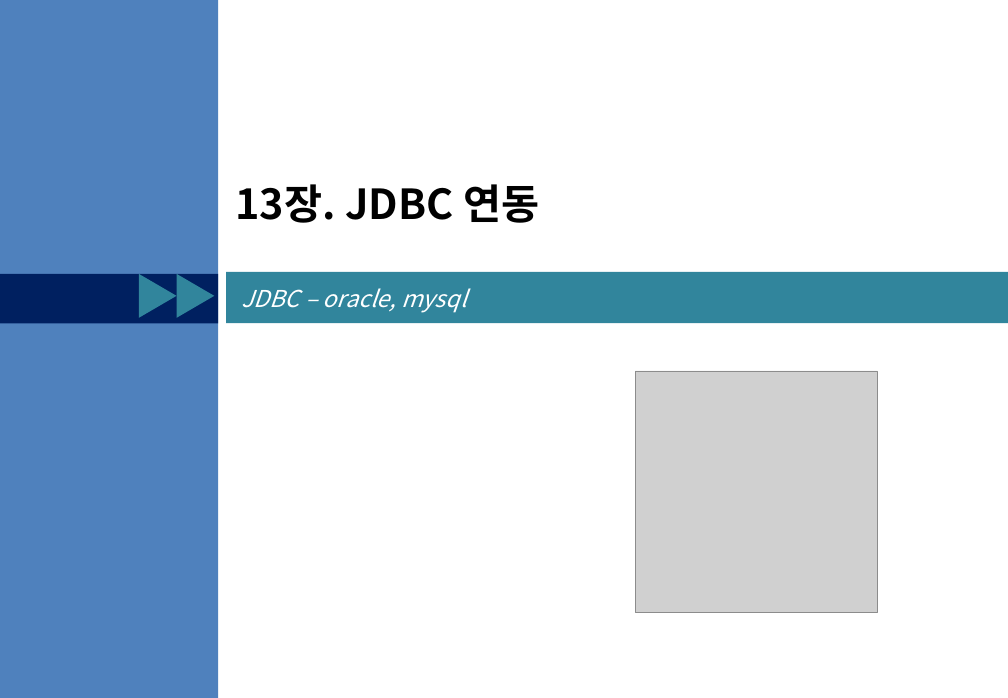
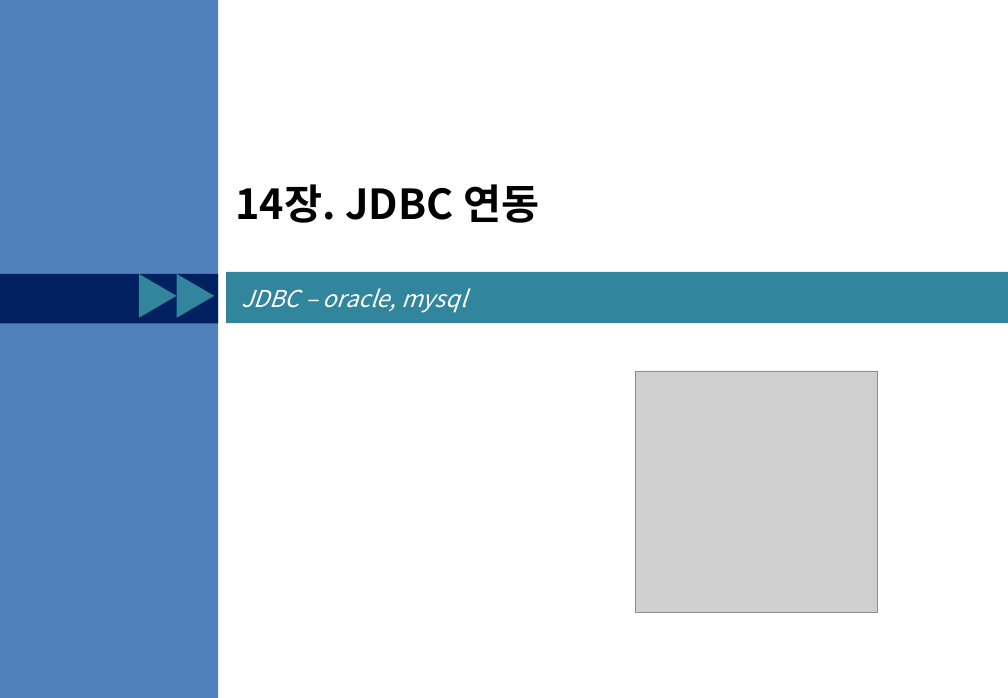
Before and after one commit to kiyongee2/green_project_web, a slide deck: slide 1 of jsp_ppt/14장. Jsp-JDBC.pptx. Drawn at 1008x698 pixels with LibreOffice and Linux fonts; fonts in the diff are those of the drawing; grey boxes stand for pictures. Boxes give left, top, right and bottom in pixels: in the first picture for what was removed or moved away, otherwise in the second. Text is boxed around its words. In the diff, an @@ line names an element or a change of style, - is before the commit and + after.

```diff
--- a/jsp_ppt/14장. Jsp-JDBC.pptx
+++ b/jsp_ppt/14장. Jsp-JDBC.pptx
@@ title at box(235, 184, 539, 223): text changed @@
-13장. JDBC 연동
+14장. JDBC 연동
```
Also in this commit, not shown: 1 other file.
